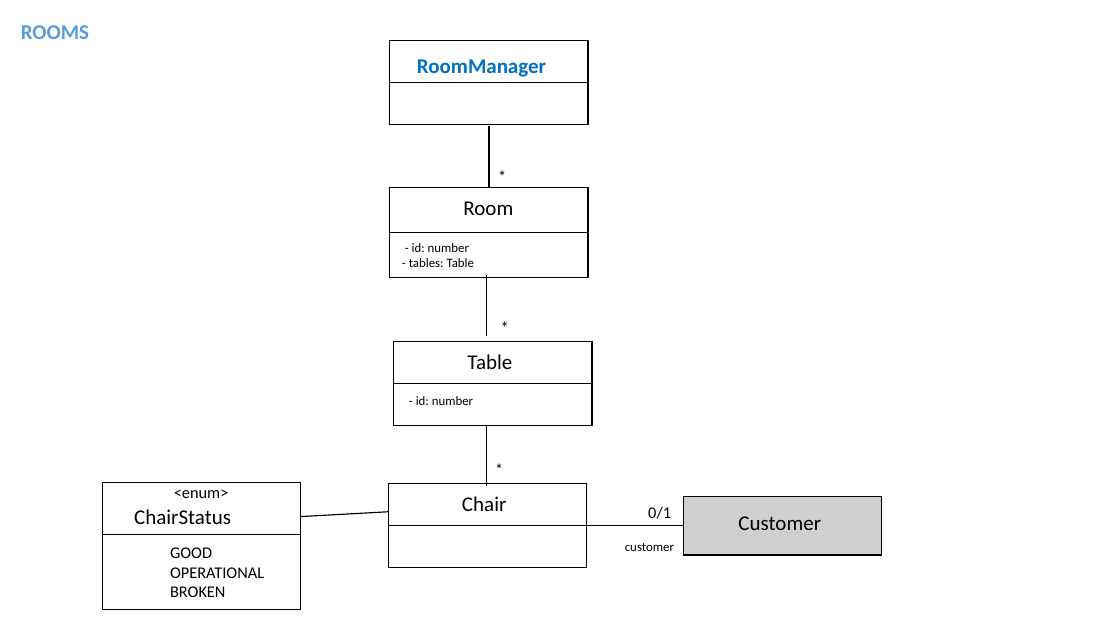
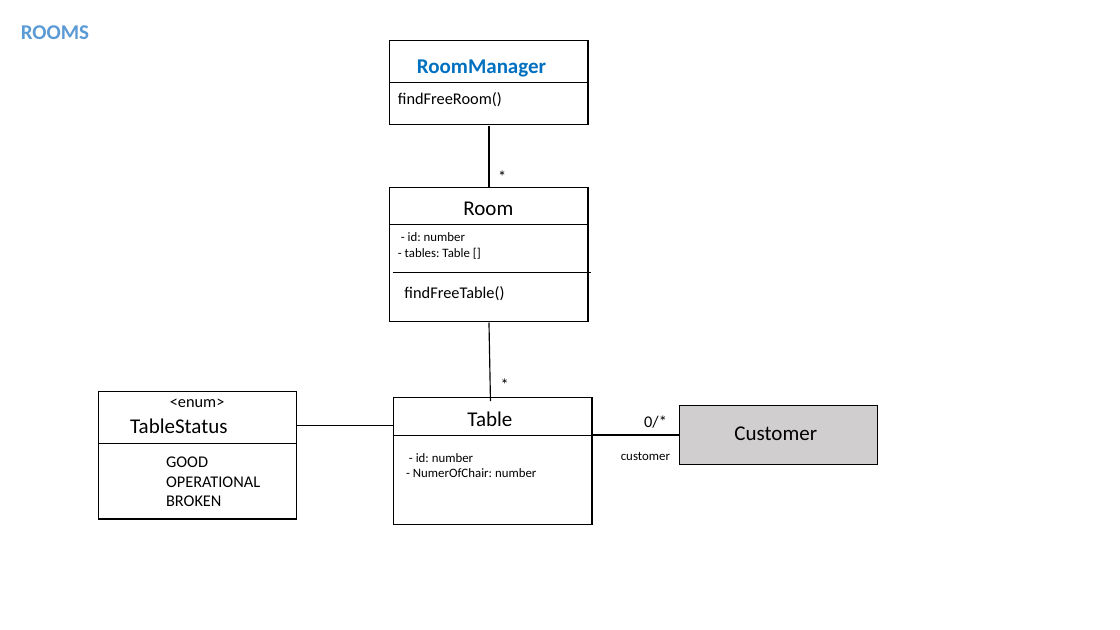
Before and after one commit to sophimkep/OOP-PROJECT, a slide deck: slide 4 of OOP PROJECT/START-UML.pptx. Drawn at 1120x630 pixels with LibreOffice and Linux fonts; fonts in the diff are those of the drawing. Boxes give left, top, right and bottom in pixels: in the first picture for what was removed or moved away, otherwise in the second. Text is boxed around its words. In the diff, an @@ line names an element or a change of style, - is before the commit and + after.

```diff
--- a/OOP PROJECT/START-UML.pptx
+++ b/OOP PROJECT/START-UML.pptx
@@ text added at [398,92,502,106], 14 pt, text #000000 @@
+findFreeRoom()
@@ rectangle: place and size @@
-rectangle at [390,187,588,277]
+rectangle at [390,187,588,322]
@@ text "- id: number": place and size @@
-text "- id: number" at [409,243,475,267]
+text "- id: number" at [405,232,470,257]
@@ line moved from (390, 233) - (588, 233) to (390, 225) - (588, 225) @@
@@ text at [405,248,470,257]: text changed @@
-- tables: Table
+- tables: Table []
@@ line moved from (388, 525) - (586, 525) to (392, 273) - (592, 273) @@
@@ text added at [404,286,504,300], 14 pt, text #000000 @@
+findFreeTable()
@@ line moved from (487, 336) - (487, 275) to (491, 401) - (489, 323) @@
@@ 2 texts, 1 line: place and size @@
-2 texts, 1 line at [394,313,592,383]
+2 texts, 1 line at [392,370,592,436]
@@ text at [130,418,227,433]: text changed @@
-ChairStatus
+TableStatus
@@ rectangle: place and size @@
-rectangle at [394,341,592,425]
+rectangle at [394,397,592,525]
@@ text at [644,415,667,428]: text changed @@
-0/1
+0/*
@@ line moved from (301, 517) - (388, 512) to (297, 426) - (394, 426) @@
@@ text "- id: number": place and size @@
-text "- id: number" at [416,396,473,405]
+text "- id: number" at [413,453,536,477]
@@ line removed from (487, 486) to (487, 425) @@
@@ 4 texts, 2 rectangles, 2 lines: place and size @@
-4 texts, 2 rectangles, 2 lines at [103,483,881,611]
+4 texts, 2 rectangles, 2 lines at [98,392,878,519]
@@ text at [413,468,536,477]: paragraph added @@
+- NumerOfChair: number
@@ text removed at [487,455,513,484] @@
-*
@@ rectangle removed at [388,483,586,567] @@
@@ text removed at [462,496,506,511] @@
-Chair
```
Also in this commit, not shown: 3 other slides changed, 33 other files.
